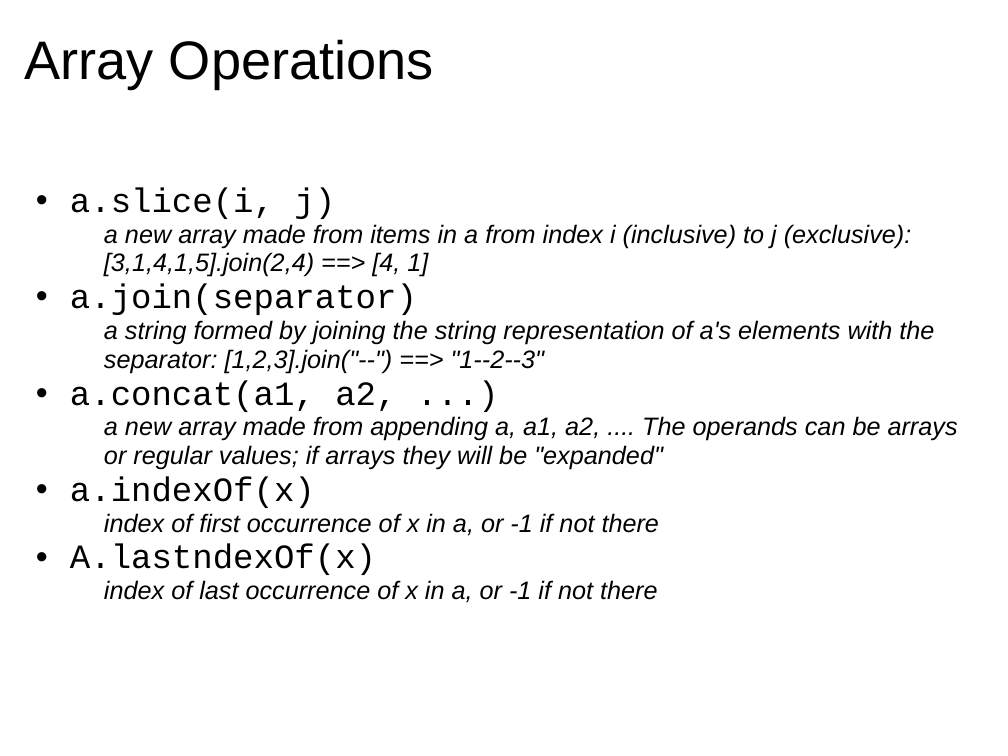
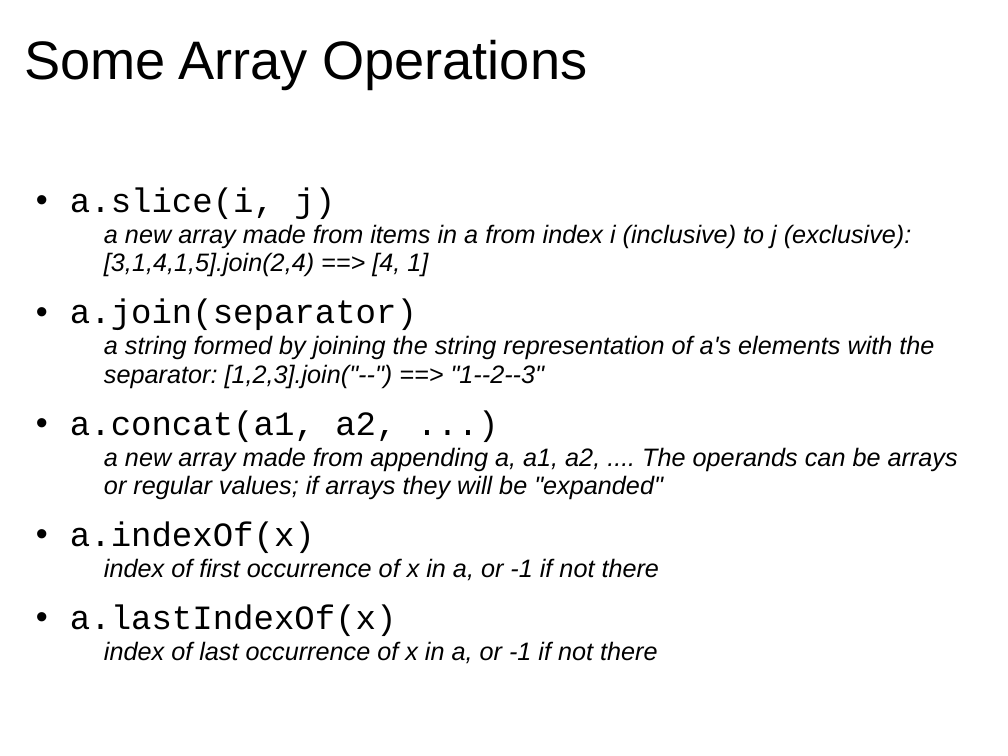
Before and after one commit to dondi/javascript-book, a slide deck: slide 29 of presentations/Chapter_3_Presentation.ppt. Drawn at 1008x756 pixels with LibreOffice and Linux fonts; fonts in the diff are those of the drawing; background and template pictures are left out. Boxes give left, top, right and bottom in pixels: in the first picture for what was removed or moved away, otherwise in the second. Text is boxed around its words. In the diff, an @@ line names an element or a change of style, - is before the commit and + after.

```diff
--- a/presentations/Chapter_3_Presentation.ppt
+++ b/presentations/Chapter_3_Presentation.ppt
@@ title at [25, 39, 587, 89]: text changed @@
-Array Operations
+Some Array Operations
@@ text at [70, 299, 417, 553]: more space between paragraphs @@
@@ text at [70, 604, 397, 636]: text changed @@
-  • A.lastndexOf(x)
+  • a.lastIndexOf(x)
```
Also in this commit, not shown: 2 other slides changed, 3 other files.
